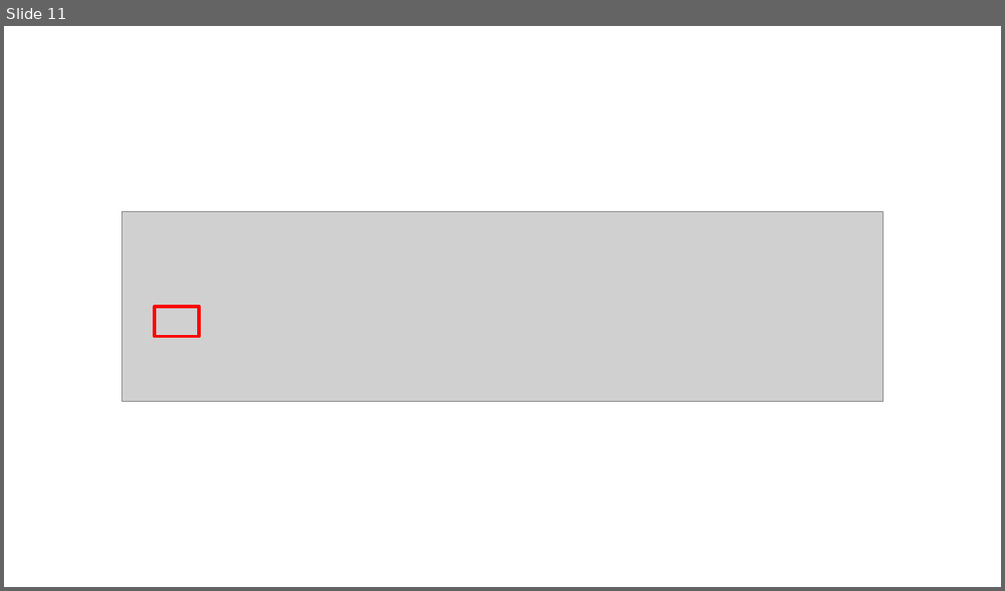
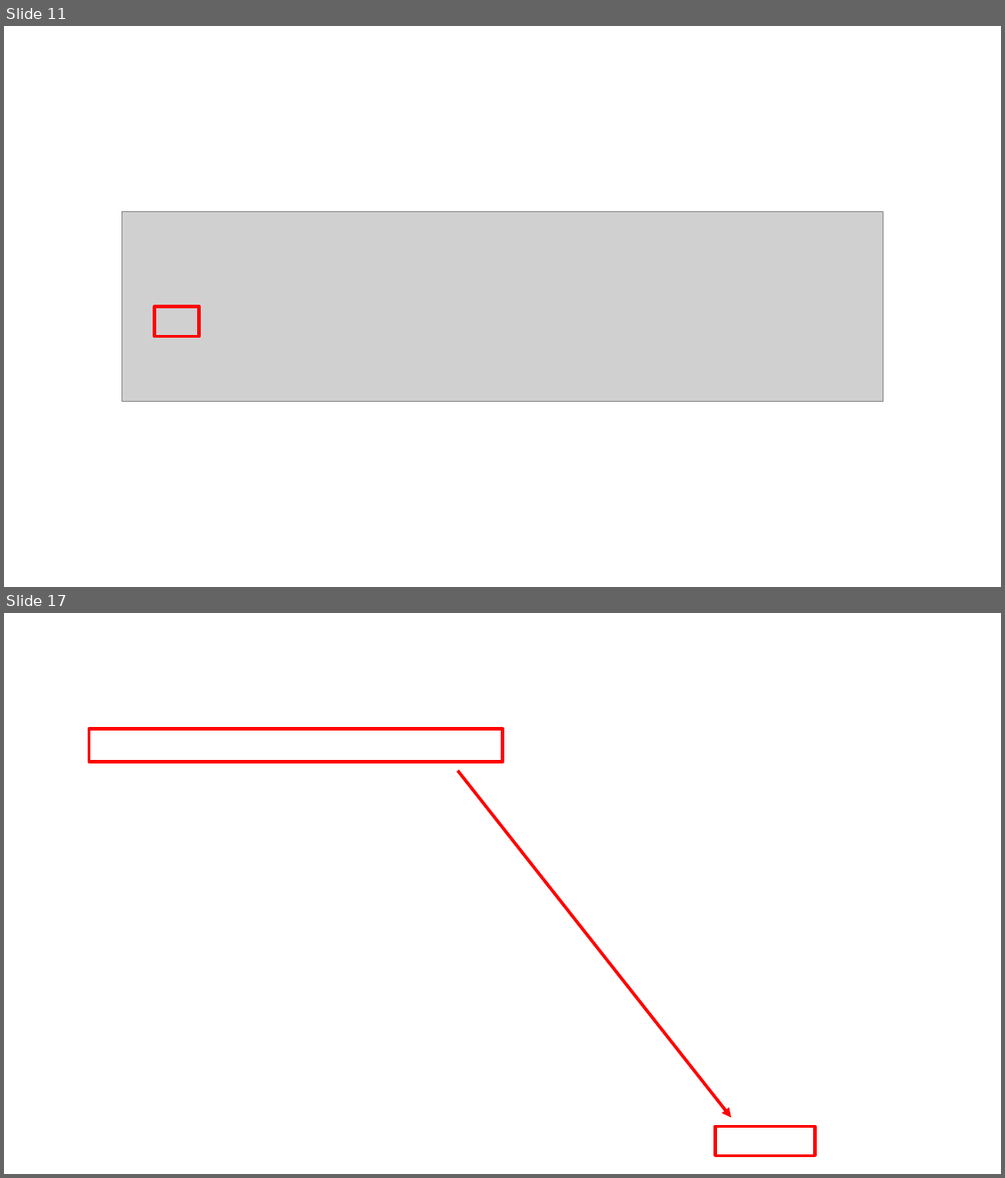
Before and after one commit to runceel/AzureFunctionsLab, a slide deck: images/ImageSource.pptx. Shown one above the other, each under a label of ours: slide 11 before the commit, slides 11 and 17 after it; the slides between them are not shown. The pictures are 1005x591 and 1005x1178 pixels, drawn with LibreOffice and Linux fonts; fonts in the diff are those of the drawing; grey boxes stand for pictures; background and template pictures are left out. Boxes give left, top, right and bottom in pixels: in the first picture for what was removed or moved away, otherwise in the second. Text is boxed around its words. In the diff, an @@ line names an element or a change of style, - is before the commit and + after.

```diff
--- a/images/ImageSource.pptx
+++ b/images/ImageSource.pptx
@@ slide 17 added at (4,613,1001,1174), background picture (left out) @@
@@ rectangle added at (89,729,502,762), outline #FF0000 3 pt @@
@@ arrow added from (458, 771) to (732, 1118), #FF0000 3 pt @@
@@ rectangle added at (715,1126,815,1155), outline #FF0000 3 pt @@
```
Also in this commit, not shown: 6 other slides added, 25 other files.
